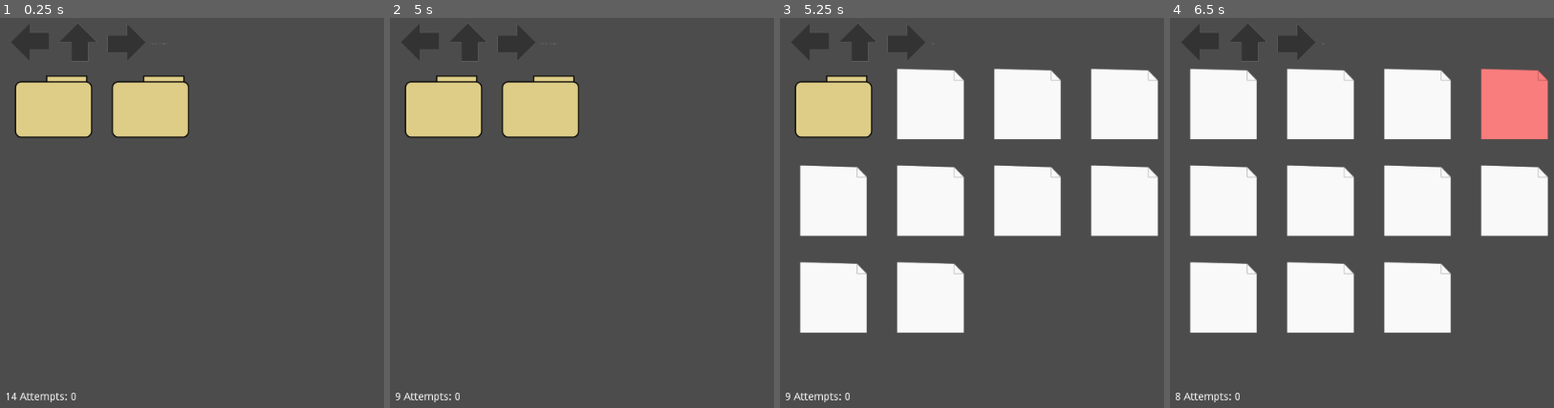
Above: before the commit, frames 1-4 (left to right).
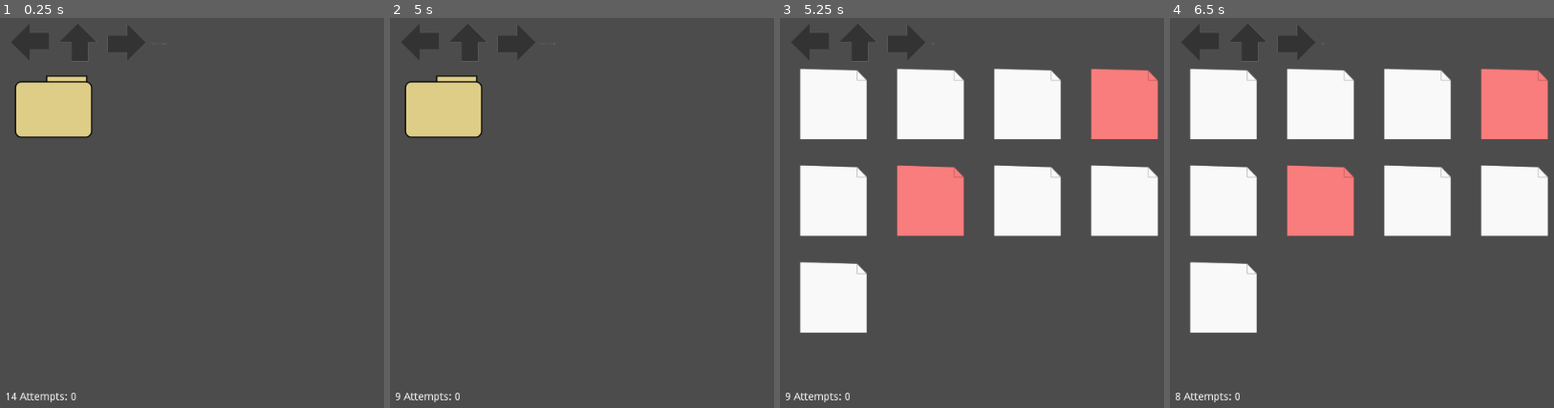
Above: after the commit, the same moments.

Repository: JoonasHeinonen/TeamStonksFGJ
Game: Godot game, scene res://Objects/Game.tscn
The game is run twice, just before and just after one commit, with the same random seed, the same clock (stepped at 60 frames per second) and the same inputs.
Inputs (mouse positions are in pixels of both pictures, inside the frame that each line leads up to):
- Up to frame 1 (0.25 s): no input
- Up to frame 2 (5 s): click (416, 45) at 0.5 s; click (416, 45) at 1.25 s; click (466, 45) at 2 s; click (466, 45) at 2.75 s; click (516, 45) at 3.5 s; click (516, 45) at 4.25 s
- Up to frame 3 (5.25 s): click (833, 103) at 5 s
- Up to frame 4 (6.5 s): click (1223, 103) at 5.77 s

The runs differ from the first frame. In frame 1, 3.1% of the frame differs, in the area x 29-50%, y 14-31%; in frame 2, 3.1%; in frame 3, 13%, in the area x 3-99%, y 12-81%; in frame 4, 9.4%.

Commit message:
Finished feature (with multiple correct files bug)

Diff:
--- a/Game.gd
+++ b/Game.gd
@@ -27,6 +27,8 @@
 var score = 0
 var level_won = false
 var game_instance = null
+var game_instance_weakref = null
+var level_running = true
 
 # Load scenes
 onready var game_scene = preload("res://Objects/GameContainer.tscn")
@@ -42,6 +44,9 @@
 func set_game_state(new_state):
 	if new_state in AVAILABLE_STATES:
 		game_state = new_state
+
+		# Set weakref of game instance to fix issues with process()-func
+		game_instance_weakref = null
 		# Empty all children for each state change
 		for child in get_children():
 			child.queue_free()
@@ -69,7 +74,8 @@
 	timer = true
 	time_left = 15
 	level_misses = 0
-	if game_instance:
+	if game_instance_weakref:
+		game_instance.initialize(level)
 		game_instance.update_level_misses(level_misses)
 		game_instance.update_timer(time_left)
 
@@ -84,6 +90,7 @@
 	level += 1
 	if level > 5:
 		# You won!
+		timer = false
 		set_game_state(STATE_AFTERMATH)
 	else:
 		_level_start()
@@ -91,7 +98,7 @@
 func _process(delta):
 	if timer:
 		time_left -= 1 * delta
-		if game_instance != null:
+		if game_instance_weakref != null:
 			game_instance.update_timer(time_left)
 		if time_left <= 0:
 			_time_over()
@@ -109,6 +116,9 @@
 	game_scene_instance.connect("level_start", self, "_level_start")
 	game_scene_instance.connect("level_end", self, "_level_end")
 	game_instance = game_scene_instance
+
+	# We need the weakref to work with _process to check that the timer still exists
+	game_instance_weakref = weakref(game_scene_instance)
 	_level_start()
 
 func intro():
--- a/GameContainer.gd
+++ b/GameContainer.gd
@@ -121,7 +121,7 @@
 			file.visible = false
 		else:
 			file.visible = true
-	# _debug_sublevel(new_sublevel, folder)
+	_debug_sublevel(new_sublevel, folder)
 
 func _file_pressed_signal(file_instance):
 	if not file_instance.is_folder:
@@ -161,8 +161,6 @@
 	#   * Never sublevel 0
 	#   * Has to be a file from atleast sublevels / 2 (round up)
 	#
-	var test_data = {}
-	difficulty = 4
 	var sublevels = round(difficulty / 2)
 	randomize()
 
@@ -217,6 +215,7 @@
 
 	var correct_file = possible_files[randi() % len(possible_files)]
 	correct_file.is_correct_file = true
+	print(len(possible_files))
 	correct_file.modulate = Color(1, 0.5, 0.5, 1)
 
 	_new_sublevel(1, null)
@@ -224,14 +223,19 @@
 func _debug_sublevel(sublevel, parent_folder):
 	var files = []
 	var folders = []
+	var correct_files = []
 	for file in file_view.get_children():
 		if file.sublevel == sublevel and file.parent_file == parent_folder:
 			if file.is_folder:
 				folders.append(file)
 			else:
 				files.append(file)
+			if file.is_folder == false and file.is_correct_file:
+				correct_files.append(file)
 
 	print("Num of files in this sublevel for this parent folder")
 	print(len(files))
 	print("Num of folders in this sublevel for this parent folder")
 	print(len(folders))
+	print("Num of correct files in this sublevel for this parent folder")
+	print(len(correct_files))
